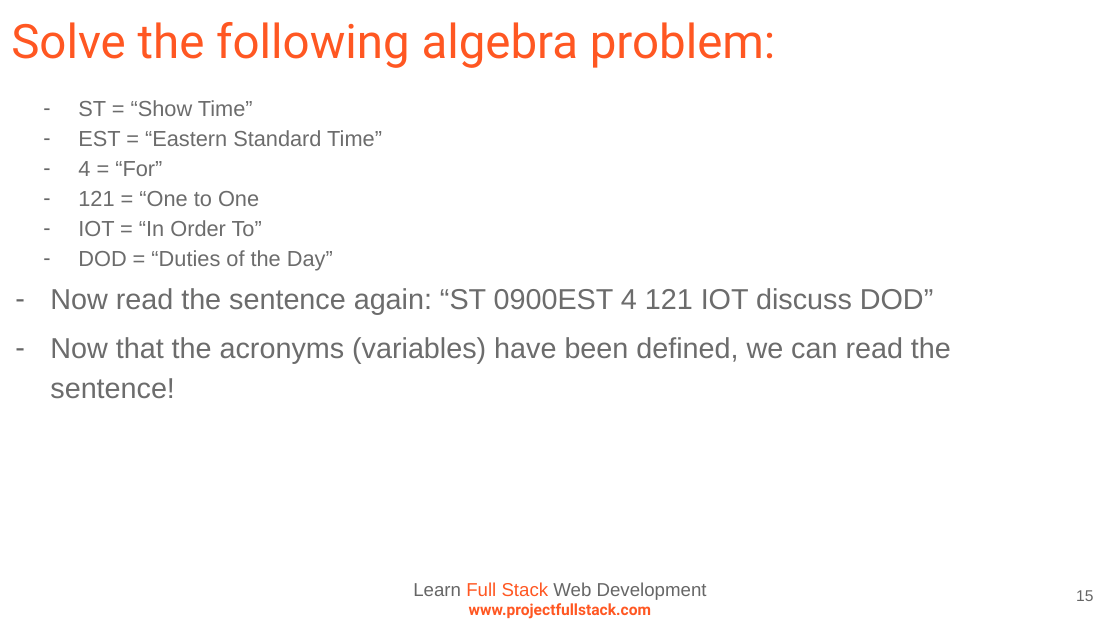
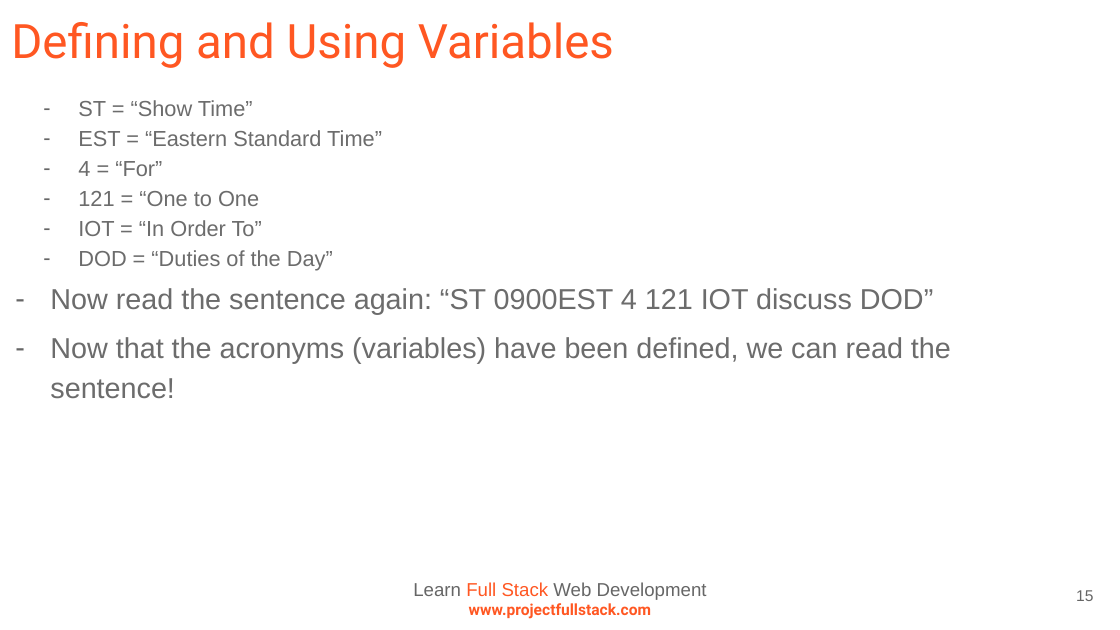
Before and after one commit to ProjectFullStack/Learn-To-Program-Python3, a slide deck: slide 15 of presentations/powerpoints/4_data_types_and_variables.pptx. Drawn at 1120x630 pixels with LibreOffice and Linux fonts; fonts in the diff are those of the drawing. Boxes give left, top, right and bottom in pixels: in the first picture for what was removed or moved away, otherwise in the second. Text is boxed around its words. In the diff, an @@ line names an element or a change of style, - is before the commit and + after.

Commit message:
fixing slide titles on presentation 4

```diff
--- a/presentations/powerpoints/4_data_types_and_variables.pptx
+++ b/presentations/powerpoints/4_data_types_and_variables.pptx
@@ title at (x1=11, y1=22, x2=614, y2=68): text changed @@
-Solve the following algebra problem:
+Defining and Using Variables
```
Also in this commit, not shown: 1 other slide changed.
